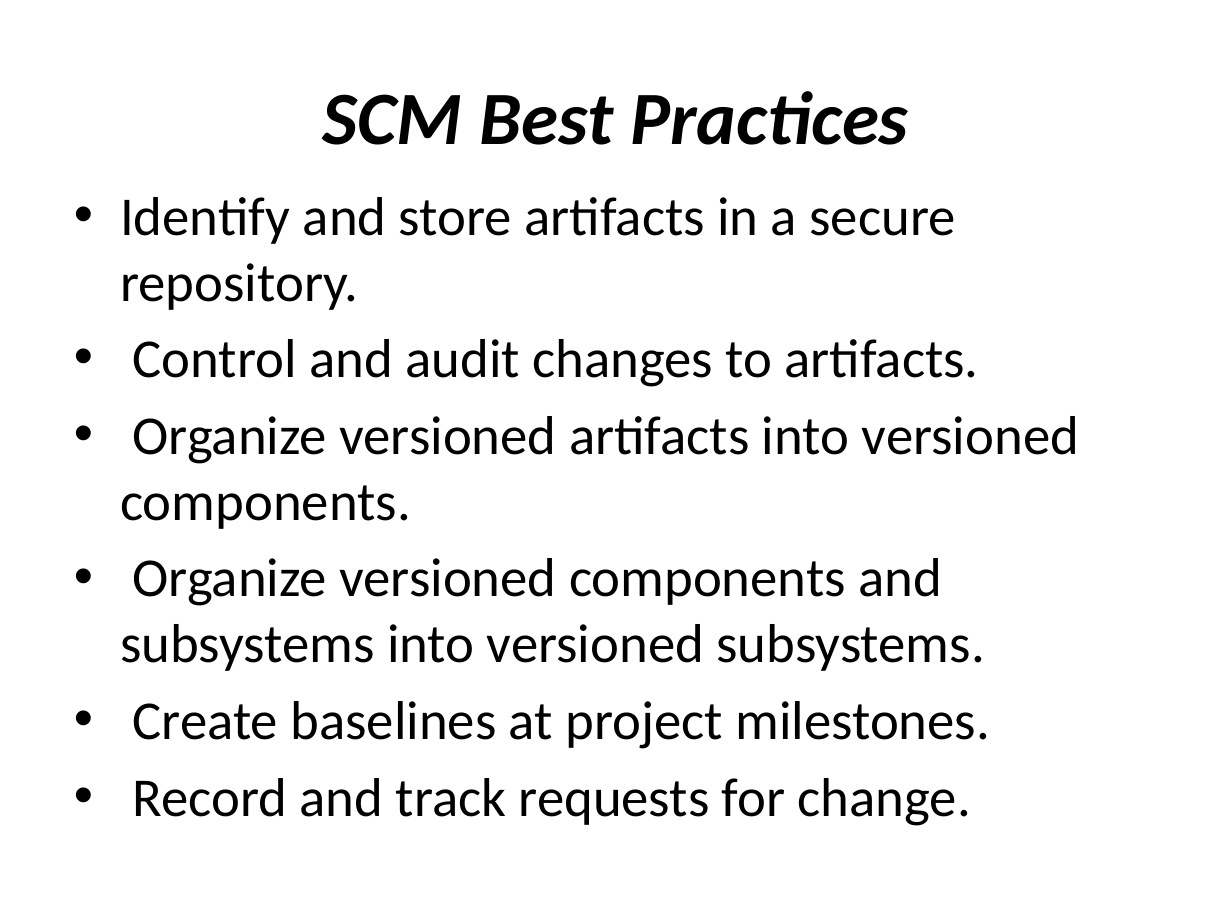
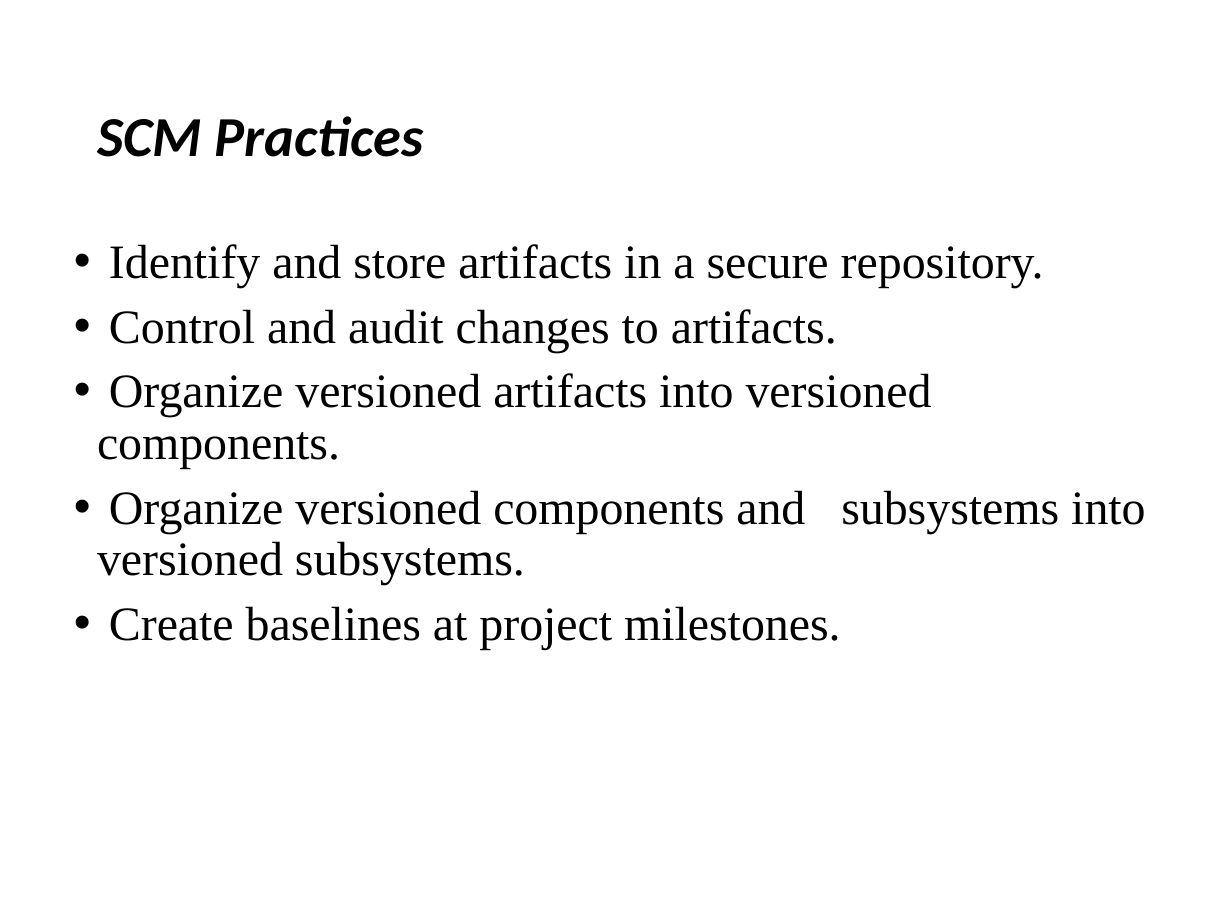
Before and after one commit to suvethaammu/suvethaammu, a slide deck: slide 17 of BEST PRACTICES OF SOTWARE CONFIGURATION MANAGEMENT.pptx (slide 15 before the commit). Drawn at 1232x924 pixels with LibreOffice and Linux fonts; fonts in the diff are those of the drawing. Boxes give left, top, right and bottom in pixels: in the first picture for what was removed or moved away, otherwise in the second. Text is boxed around its words. In the diff, an @@ line names an element or a change of style, - is before the commit and + after.

```diff
--- a/BEST PRACTICES OF SOTWARE CONFIGURATION MANAGEMENT.pptx
+++ b/BEST PRACTICES OF SOTWARE CONFIGURATION MANAGEMENT.pptx
@@ title at box(97, 116, 424, 157): text changed; size 44 to 33 pt @@
-SCM Best Practices
+SCM Practices
@@ text "Identify and store artifacts in ...": place and size @@
-text "Identify and store artifacts in ..." at box(120, 197, 1079, 826)
+text "Identify and store artifacts in ..." at box(97, 244, 1145, 650)
@@ text "Identify and store artifacts in ..." at box(97, 244, 1145, 650): size 32 to 28 pt, font Calibri to Times New Roman; indent changed; line spacing 1 to 0.9; more space between paragraphs @@
@@ text at box(133, 778, 971, 826): paragraph removed @@
-• Record and track requests for change.
```
Also in this commit, not shown: 8 other slides changed, 11 slides added, 12 slides removed.
